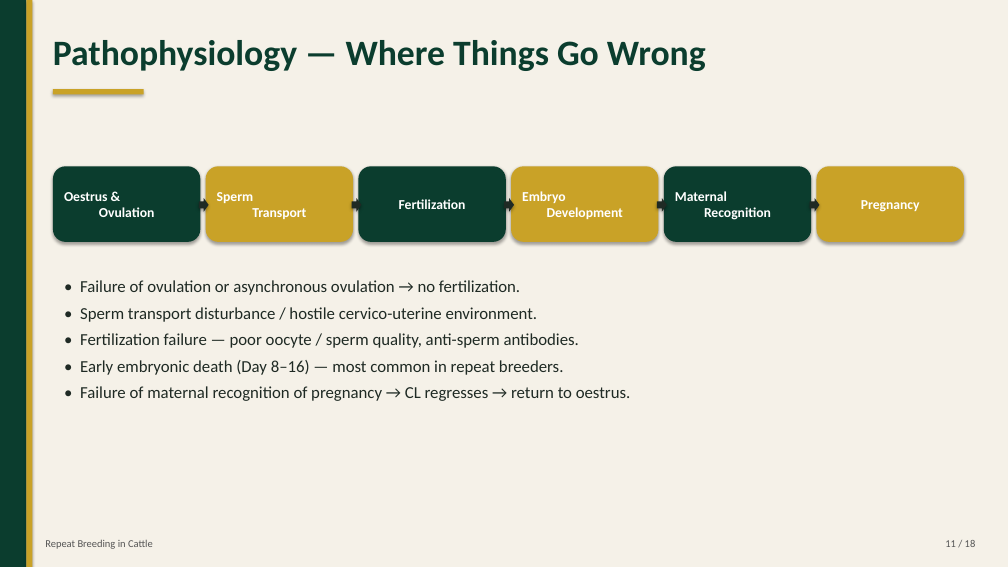
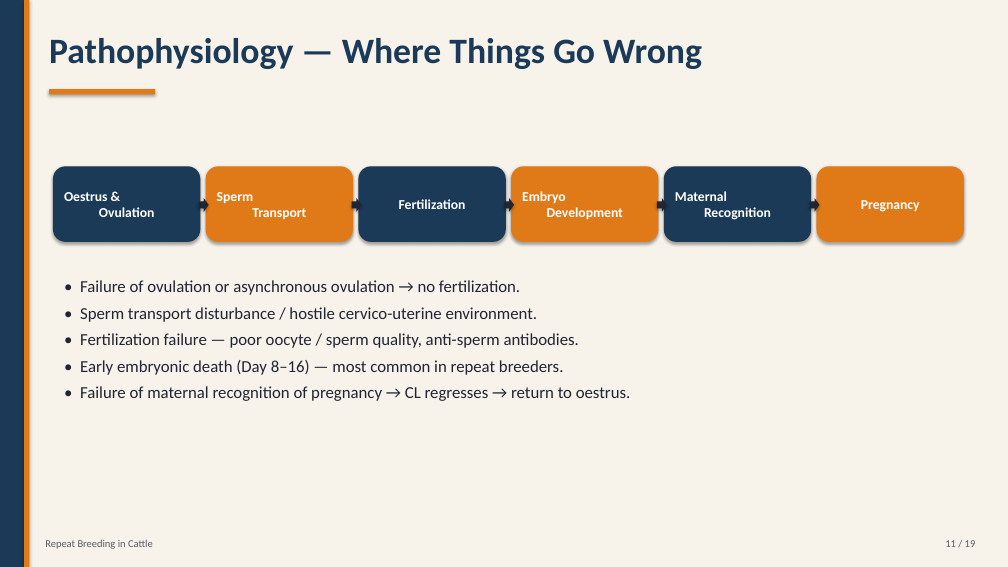
Before and after one commit to shumonlaskar9-cell/MAIN-KIRO, a slide deck: slide 11 of Repeat_Breeding.pptx. Drawn at 1008x567 pixels with LibreOffice and Linux fonts; fonts in the diff are those of the drawing. Boxes give left, top, right and bottom in pixels: in the first picture for what was removed or moved away, otherwise in the second. Text is boxed around its words. In the diff, an @@ line names an element or a change of style, - is before the commit and + after.

Commit message:
Refresh deck: navy/amber theme, 5 photos, buffalo-specific slide

```diff
--- a/Repeat_Breeding.pptx
+++ b/Repeat_Breeding.pptx
@@ fill #0B3D2E to #1B3A57 in 4 elements at (x1=53, y1=166, x2=200, y2=242), (x1=358, y1=166, x2=506, y2=242), (x1=664, y1=166, x2=811, y2=242), (x1=0, y1=0, x2=24, y2=567) @@
@@ rectangle at (x1=0, y1=0, x2=1008, y2=567): fill #F5F1E8 to #F7F3EB @@
@@ rectangle moved from (x1=26, y1=0, x2=33, y2=567) to (x1=24, y1=0, x2=29, y2=567) @@
@@ text "Pathophysiology — Where Things Go ..." at (x1=49, y1=38, x2=702, y2=69): text colour #0B3D2E to #1B3A57 @@
@@ fill #C9A227 to #E07A18 in 5 elements at (x1=206, y1=166, x2=353, y2=242), (x1=511, y1=166, x2=659, y2=242), (x1=817, y1=166, x2=964, y2=242), (x1=24, y1=0, x2=29, y2=567), (x1=49, y1=89, x2=155, y2=95) @@
@@ rectangle resized from (x1=53, y1=89, x2=144, y2=95) to (x1=49, y1=89, x2=155, y2=95) @@
@@ fill #1F2A24 to #1F2533 in 5 elements at (x1=199, y1=198, x2=209, y2=212), (x1=352, y1=198, x2=361, y2=212), (x1=504, y1=198, x2=514, y2=212), (x1=657, y1=198, x2=667, y2=212), (x1=810, y1=198, x2=820, y2=212) @@
@@ text "• Failure of ovulation or ..." at (x1=80, y1=280, x2=631, y2=401): text colour #1F2A24 to #1F2533 @@
@@ text "Repeat Breeding in Cattle" at (x1=45, y1=540, x2=153, y2=549): text colour #555555 to #555C66 @@
@@ text at (x1=945, y1=540, x2=976, y2=547): text changed; text colour #555555 to #555C66 @@
-11 / 18
+11 / 19
```
Also in this commit, not shown: 17 other slides changed, 1 slide added, 6 other files.
